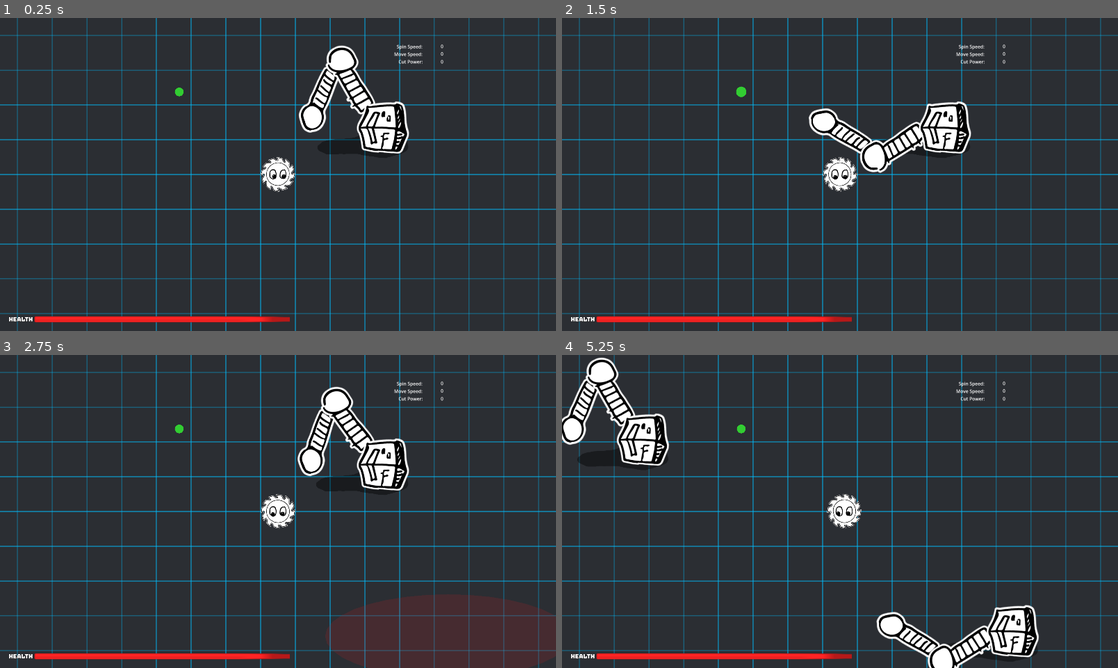
Above: before the commit, frames 1-4 (two rows, left to right).
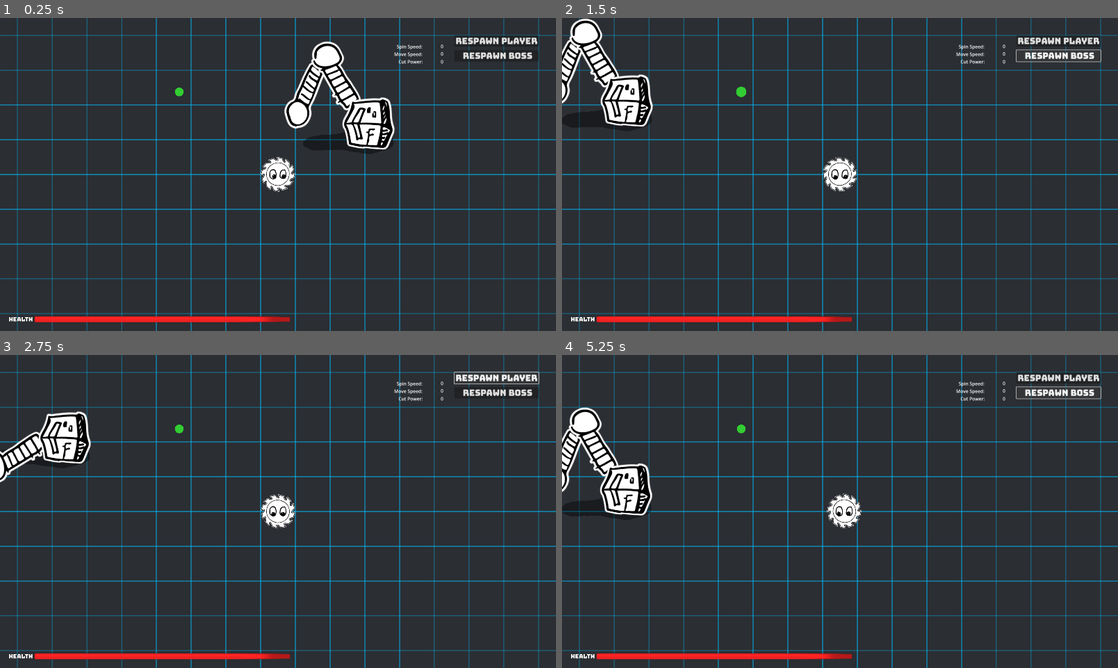
Above: after the commit, the same moments.

Repository: kelliedlynch/SpinGame
Game: Godot game, scene res://Playground/ArenaPlayground.tscn
Two runs of this game, one before a commit and one after it. Both use one fixed random seed, a clock stepped at 60 frames per second and the inputs below.
Inputs (mouse positions are in pixels of both pictures, inside the frame that each line leads up to):
- Up to frame 1 (0.25 s): no input
- Up to frame 2 (1.5 s): click (1056, 39) at 0.5 s, where only the run after the commit has a clickable "Respawn Player"; click (1056, 55) at 1.25 s, where only the run after the commit has a clickable "Respawn Boss"
- Up to frame 3 (2.75 s): click (494, 376) at 2 s, where only the run after the commit has a clickable "Respawn Player"
- Up to frame 4 (5.25 s): click (1056, 376) at 2.75 s, where only the run after the commit has a clickable "Respawn Player"; click (1056, 392) at 3.5 s, where only the run after the commit has a clickable "Respawn Boss"; click (1056, 392) at 4.25 s, where only the run after the commit has a clickable "Respawn Boss"; tap Enter (ui_accept) at 5 s; hold Right (ui_right) from 5.03 s (still down); hold Enter (ui_accept) from 5.03 s (still down)

The runs differ from the first frame. In frame 1, 4.2% of the frame differs, in the area x 51-97%, y 5-44%; in frame 2, 6.4%; in frame 3, 14%, in the area x 0-100%, y 5-100%; in frame 4, 8.7%.

Commit message:
Made playground overlay with respawn buttons. Re-enabled sparks.

Diff:
--- a/Component/Destructible/DebrisFragment.gd
+++ b/Component/Destructible/DebrisFragment.gd
@@ -5,6 +5,10 @@
 var velocity = Vector2(300, 300) * Vector2(randf_range(-1, 1), randf_range(-1, 1)) + Vector2(randf_range(-100, 100), randf_range(-100, 100))
 var rotate_speed = randf_range(.5, 3)
 
+func _ready() -> void:
+	z_index = RenderLayer.ARENA_PARTICLES
+	z_as_relative = false
+
 func _process(delta: float) -> void:
 	if timeout <= 0:
 		queue_free()
--- a/Component/Destructible/DestructibleHitbox.gd
+++ b/Component/Destructible/DestructibleHitbox.gd
@@ -112,13 +112,14 @@
 		for j in hitbox_shapes.size():
 			var clipped_shape = Geometry2D.clip_polygons(hitbox_shapes[j].polygon, chunkified_destructor[i])
 			if clipped_shape.is_empty():
-				generate_fragment(hitbox_shapes[i], chunkified_destructor)
+				generate_fragment(hitbox_shapes[j], chunkified_destructor[i])
 				clipped_any = true
 				continue
 			if clipped_shape.size() == 1 and clipped_shape[0] == hitbox_shapes[j].polygon:
 				polys_after_destruct.append(clipped_shape[0])
 				continue
 			clipped_any = true
+			generate_fragment(hitbox_shapes[j], chunkified_destructor[i])
 			polys_after_destruct.append_array(clipped_shape)
 
 	if clipped_any == false:
@@ -196,7 +197,7 @@
 func _decay_chunk(poly: PackedVector2Array):
 	var local_poly = PackedVector2Array()
 	for vertex in poly:
-		local_poly.append(get_parent().to_local(get_children()[0].to_global(vertex)))
+		local_poly.append(boss.arena.to_local(get_children()[0].to_global(vertex)))
 	_spawn_debris(local_poly)
 
 func _spawn_debris(poly: PackedVector2Array):
@@ -230,10 +231,10 @@
 	return triangle
 
 func generate_fragment(collision_poly: SGCollPoly, destructor_poly: PackedVector2Array):
-	var closest_vertex = destructor_poly[0]
+	var closest_vertex = collision_poly.to_global(destructor_poly[0])
 	var closest_distance = 1000000
 	for vertex in collision_poly.polygon:
-		vertex = collision_poly.to_global(vertex)
+		#vertex = collision_poly.to_global(vertex)
 		#for poly in destructor_polys:
 		var p_size = destructor_poly.size()
 		for i in p_size:
@@ -243,11 +244,11 @@
 				var index = i + randi_range(0, SPARK_VERTEX_DRIFT)
 				if index >= p_size:
 					index -= p_size
-				closest_vertex = destructor_poly[index]
+				closest_vertex = collision_poly.to_global(destructor_poly[index])
 				break
 			if dist < closest_distance:
 				closest_distance = dist
-				closest_vertex = destructor_poly[i]
+				closest_vertex = collision_poly.to_global(destructor_poly[i])
 	assert(closest_distance < SPARK_DISTANCE)
 
 	var frag = DebrisFragment.new()
@@ -255,8 +256,8 @@
 	frag.color = Color.YELLOW
 	frag.position = boss.arena.to_local(closest_vertex)
 	#var d_size = PolygonMath.size_of_polygon(destructor_poly)
-	var min_pt = PolygonMath.min_point(destructor_poly)
-	var max_pt = PolygonMath.max_point(destructor_poly)
+	var min_pt = collision_poly.to_global(PolygonMath.min_point(destructor_poly))
+	var max_pt = collision_poly.to_global(PolygonMath.max_point(destructor_poly))
 	var center_point = (max_pt - min_pt) / 2 + min_pt
 
 
--- a/Player/Player.gd
+++ b/Player/Player.gd
@@ -30,6 +30,8 @@
 		emit_signal("took_damage", dmg)
 
 func spawn_to_arena(arena: Arena):
+	if entity != null:
+		entity.queue_free()
 	entity = preload("res://Player/PlayerEntity.tscn").instantiate()
 	entity.position = arena.spawn_point
 	arena.add_child(entity)
@@ -38,3 +40,4 @@
 	player_health_changed.connect(gui._on_player_health_changed)
 	emit_signal("player_health_changed", current_health, max_health)
 	took_damage.connect(entity._on_take_damage)
+	current_health = max_health
--- a/Playground/ArenaPlayground.gd
+++ b/Playground/ArenaPlayground.gd
@@ -5,11 +5,14 @@
 var boss: BossMonster
 var powerup_timer = 0
 var powerup: Powerup = null
+@onready var pg_overlay: PlaygroundOverlay = $PlaygroundOverlay
 
 func _ready() -> void:
 	RenderingServer.set_default_clear_color(Color(.17, .18, .2, 1))
+	pg_overlay.player_btn.button_down.connect(Player.spawn_to_arena.bind($Arena))
+	pg_overlay.boss_btn.button_down.connect(spawn_boss)
 	Player.spawn_to_arena($Arena)
-	spawn_destructible()
+	spawn_boss()
 	spawn_powerup()
 
 func spawn_powerup():
@@ -19,8 +22,7 @@
 	add_child(powerup)
 
 func _process(delta: float) -> void:
-	if Input.is_action_just_pressed("ui_accept"):
-		spawn_destructible()
+
 	#$SpinSpeedLabel.text = str(round_to_dec(player.destructor.spin_speed, 2)) if player != null else "0"
 	#$MoveSpeedLabel.text = str(int(player.hitbox.linear_velocity.length())) if player != null else "0"
 	#$CutPowerLabel.text = str(round_to_dec(player.destructor.get_power(), 2)) if player != null else "0"
@@ -30,7 +32,9 @@
 			spawn_powerup()
 		powerup_timer += delta
 
-func spawn_destructible(_node = null):
+func spawn_boss():
+	if boss != null:
+		boss.queue_free()
 	boss = preload("res://Boss/BossMonster.tscn").instantiate()
 	var spawn_loc = Vector2(randi_range(180, 480), randi_range(180, 520))
 	if spawn_side == true:
@@ -40,7 +44,7 @@
 	boss.arena = $Arena
 	add_child.call_deferred(boss)
 	#boss.add_to_arena($Arena)
-	boss.tree_exited.connect(spawn_destructible)
+	#boss.tree_exited.connect(spawn_destructible)
 
 func round_to_dec(num, digit):
 	return round(num * pow(10.0, digit)) / pow(10.0, digit)
--- a/Playground/ArenaPlayground.tscn
+++ b/Playground/ArenaPlayground.tscn
@@ -1,8 +1,10 @@
-[gd_scene load_steps=4 format=3 uid="uid://d2w2eik253alq"]
+[gd_scene load_steps=6 format=3 uid="uid://d2w2eik253alq"]
 
 [ext_resource type="Script" path="res://Playground/ArenaPlayground.gd" id="1_f4c2g"]
 [ext_resource type="PackedScene" uid="uid://wp1jq2yr7g3m" path="res://Arena/Arena.tscn" id="2_snwc1"]
 [ext_resource type="PackedScene" uid="uid://b7l060catm3gw" path="res://UI/BattleOverlay.tscn" id="3_bowmj"]
+[ext_resource type="PackedScene" uid="uid://cuitvnxw0ct4g" path="res://UI/PlaygroundOverlay.tscn" id="4_6utl7"]
+[ext_resource type="Script" path="res://UI/PlaygroundOverlay.gd" id="5_r4jsc"]
 
 [node name="ArenaPlayground" type="Node"]
 script = ExtResource("1_f4c2g")
@@ -44,5 +46,9 @@
 horizontal_alignment = 2
 
 [node name="BattleOverlay" parent="." instance=ExtResource("3_bowmj")]
+z_index = 500
 size_flags_horizontal = 3
 size_flags_vertical = 3
+
+[node name="PlaygroundOverlay" parent="." instance=ExtResource("4_6utl7")]
+script = ExtResource("5_r4jsc")
--- /dev/null
+++ b/UI/PlaygroundOverlay.gd
@@ -0,0 +1,9 @@
+extends Control
+class_name PlaygroundOverlay
+
+@onready var playground: Node = get_parent()
+@onready var boss_btn: Button = $MarginContainer/HBoxContainer/action_buttons/respawn_boss_button
+@onready var player_btn: Button = $MarginContainer/HBoxContainer/action_buttons/respawn_player_button
+
+func _ready() -> void:
+	pass
--- /dev/null
+++ b/UI/PlaygroundOverlay.tscn
@@ -0,0 +1,43 @@
+[gd_scene load_steps=2 format=3 uid="uid://cuitvnxw0ct4g"]
+
+[ext_resource type="Theme" uid="uid://bu7g0naukxglx" path="res://UI/ui_theme.tres" id="1_naaqn"]
+
+[node name="PlaygroundOverlay" type="Control"]
+layout_mode = 3
+anchors_preset = 15
+anchor_right = 1.0
+anchor_bottom = 1.0
+grow_horizontal = 2
+grow_vertical = 2
+theme = ExtResource("1_naaqn")
+
+[node name="MarginContainer" type="MarginContainer" parent="."]
+layout_mode = 1
+anchors_preset = 15
+anchor_right = 1.0
+anchor_bottom = 1.0
+grow_horizontal = 2
+grow_vertical = 2
+theme_override_constants/margin_top = 60
+theme_override_constants/margin_right = 60
+
+[node name="HBoxContainer" type="HBoxContainer" parent="MarginContainer"]
+layout_mode = 2
+
+[node name="Control" type="Control" parent="MarginContainer/HBoxContainer"]
+layout_mode = 2
+size_flags_horizontal = 3
+
+[node name="action_buttons" type="VBoxContainer" parent="MarginContainer/HBoxContainer"]
+layout_mode = 2
+theme_override_constants/separation = 12
+
+[node name="respawn_player_button" type="Button" parent="MarginContainer/HBoxContainer/action_buttons"]
+layout_mode = 2
+theme_override_font_sizes/font_size = 30
+text = "Respawn Player"
+
+[node name="respawn_boss_button" type="Button" parent="MarginContainer/HBoxContainer/action_buttons"]
+layout_mode = 2
+theme_override_font_sizes/font_size = 30
+text = " Respawn Boss"
--- a/Utility/RenderLayer.gd
+++ b/Utility/RenderLayer.gd
@@ -5,5 +5,6 @@
 const ENTITY_SHADOWS = 10
 const AREA_TARGET_INDICATORS = 20
 const ARENA_ENTITIES = 30
-const ENTITY_TARGET_INDICATORS = 40
+const ARENA_PARTICLES = 40
+const ENTITY_TARGET_INDICATORS = 50
 const BATTLE_OVERLAY = 500
